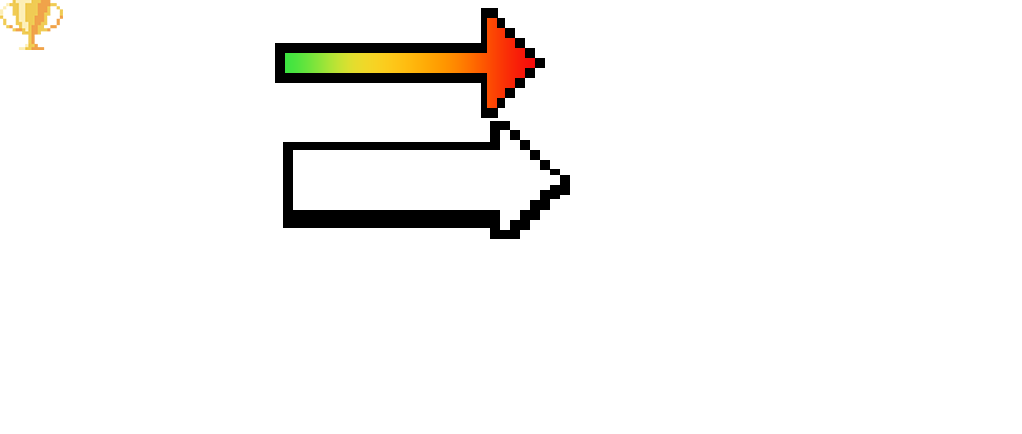
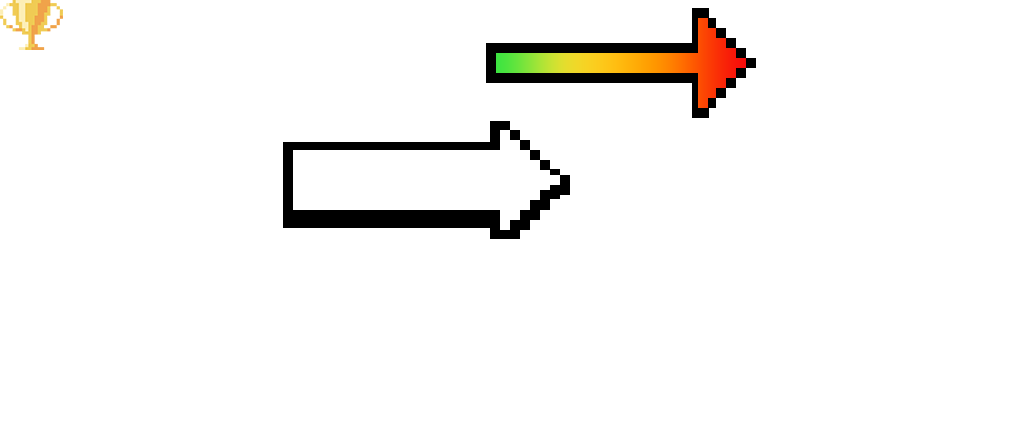
Layer changes from the first 1022 x 434 image to the second:
added layer "Groupe 1 copie" above "Groupe 1" over [486, 8, 756, 118]
moved "Rectangle 1 copie 14" into group "Groupe 1" over [285, 18, 535, 108]
moved "Rectangle 1 copie 8" into group "Groupe 1" over [535, 58, 545, 68]
moved "Rectangle 1 copie 7" into group "Groupe 1" over [525, 53, 535, 73]
moved "Rectangle 1 copie 6" into group "Groupe 1" over [515, 38, 525, 88]
moved "Rectangle 1 copie 5" into group "Groupe 1" over [505, 28, 515, 98]
moved "Rectangle 1 copie 4" into group "Groupe 1" over [495, 18, 505, 108]
moved "Rectangle 1 copie 9" into group "Groupe 1" over [481, 8, 491, 118]
moved "Rectangle 1 copie 3" into group "Groupe 1" over [488, 8, 498, 118]
moved "Rectangle 4" into group "Groupe 1" over [275, 43, 481, 83]
